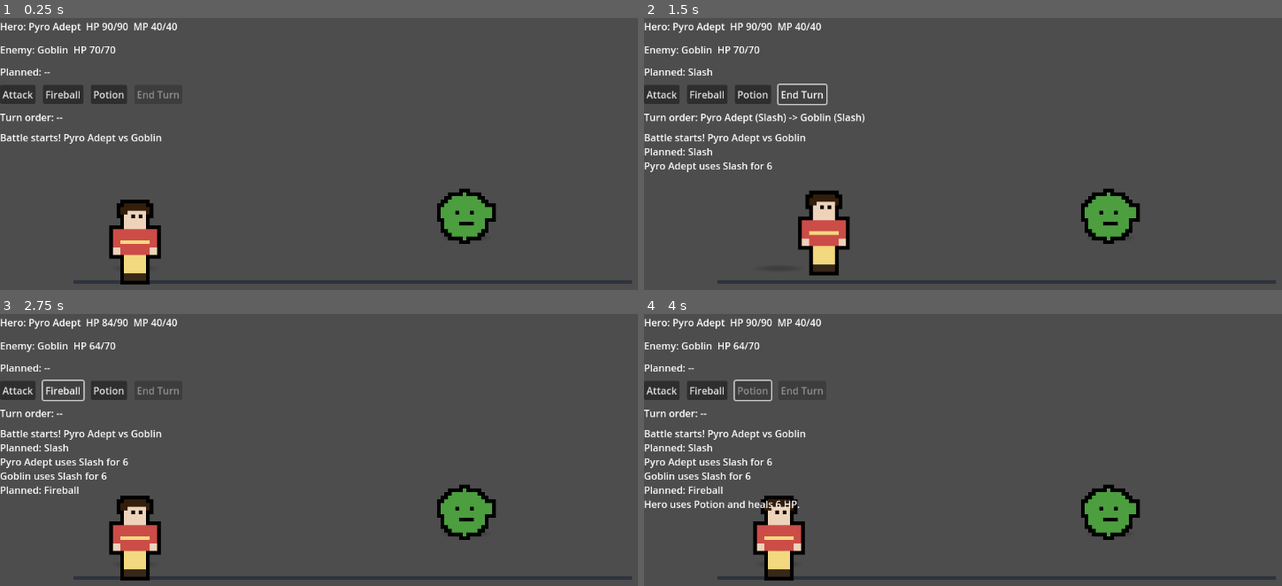
Above: before the commit, frames 1-4 (two rows, left to right).
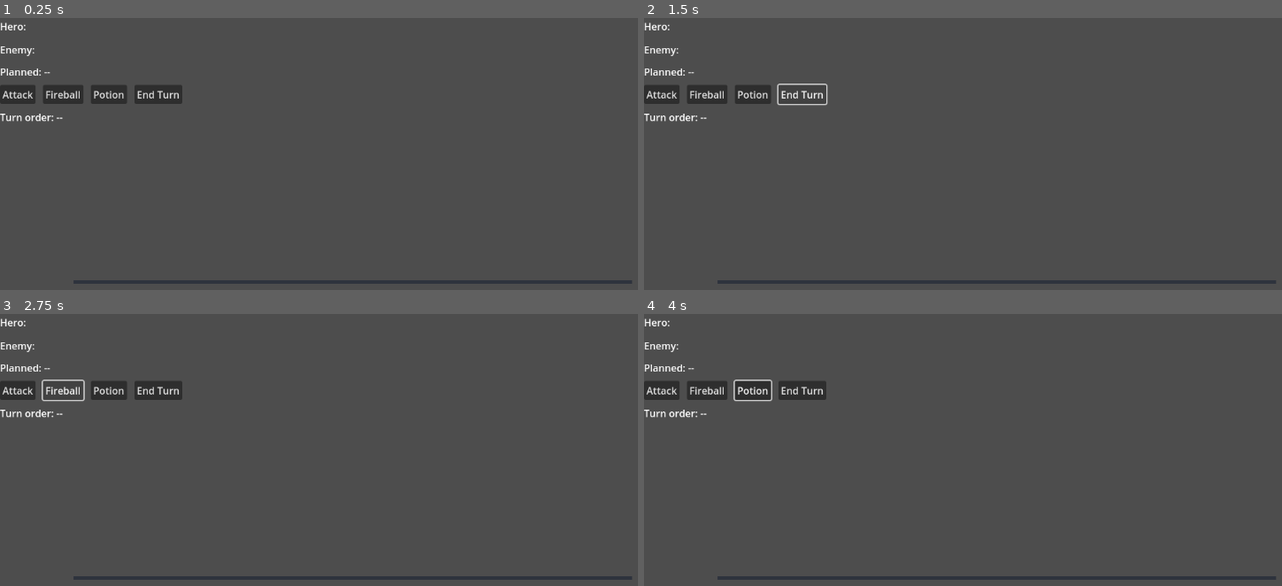
Above: after the commit, the same moments.

Repository: badnewsgoonies-dot/golden
Game: Godot game, scene res://scenes/Main.tscn
The game is run twice, just before and just after one commit, with the same random seed, the same clock (stepped at 60 frames per second) and the same inputs.
Inputs (mouse positions are in pixels of both pictures, inside the frame that each line leads up to):
- Up to frame 1 (0.25 s): no input
- Up to frame 2 (1.5 s): click "Attack" at 0.5 s; click "End Turn" at 1.25 s
- Up to frame 3 (2.75 s): click "Fireball" at 2 s
- Up to frame 4 (4 s): click "Potion" at 2.75 s; tap Enter at 3.5 s; move the mouse to (1154, 493) at 3.52 s; hold Up from 3.53 s (still down); tap 1 at 3.6 s; click (1154, 493) at 3.67 s

The runs differ from the first frame. In frame 1, 4.3% of the frame differs, in the area x 0-78%, y 1-99%; in frame 2, 5.1%; in frame 3, 5.1%; in frame 4, 5.4%.
Error before the commit: Invalid call. Nonexistent function 'to_local' in base 'Control'. (res://scenes/BattleScene.gd:529)
Error after the commit: Parse Error: Cannot find member "xform" in base "Transform2D". (res://scenes/BattleScene.gd:529)

Commit message:
Fix damage popup position calculation in BattleScene
Updated the spawn_damage_popup function to use affine_inverse().xform for converting world position to local position, ensuring damage popups appear at the correct location relative to the popups_container.

Diff:
--- a/scenes/BattleScene.gd
+++ b/scenes/BattleScene.gd
@@ -526,7 +526,7 @@
 	if popup_label == null:
 		return
 	var world_pos: Vector2 = node.get_global_transform_with_canvas().origin
-	var local_pos: Vector2 = popups_container.to_local(world_pos)
+	var local_pos: Vector2 = popups_container.get_global_transform_with_canvas().affine_inverse().xform(world_pos)
 	var text: String
 	if miss:
 		text = "Miss"
